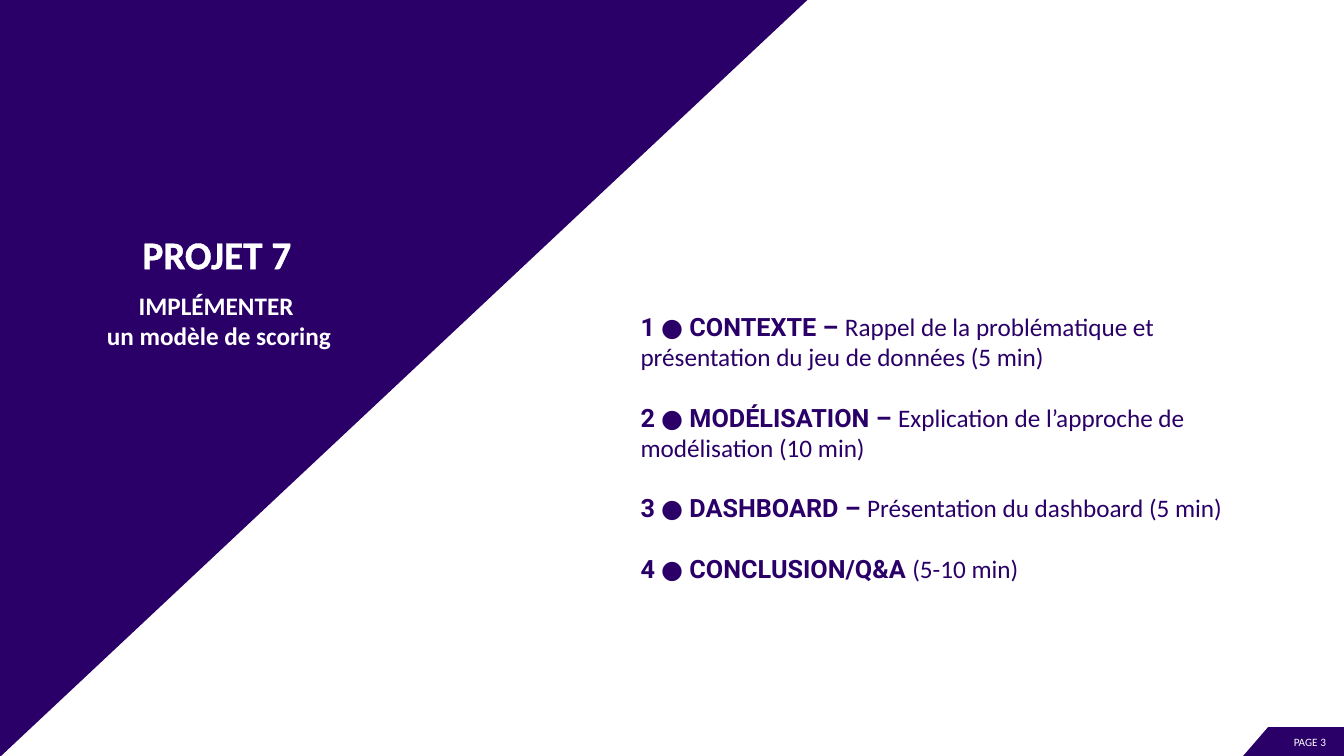
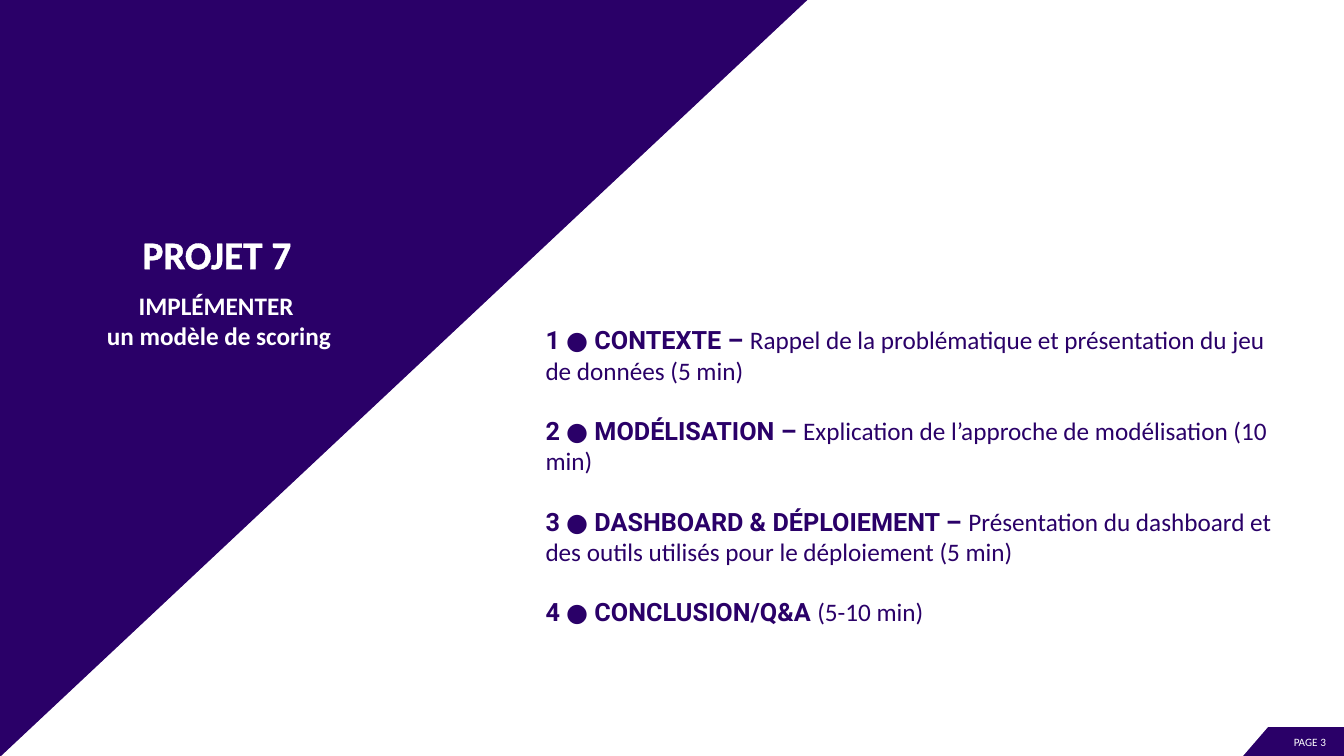
Before and after one commit to EtudiantOC2/implement_scoring_model_v2, a slide deck: slide 3 of evaluation/P7_Presentation.pptx. Drawn at 1344x756 pixels with LibreOffice and Linux fonts; fonts in the diff are those of the drawing. Boxes give left, top, right and bottom in pixels: in the first picture for what was removed or moved away, otherwise in the second. Text is boxed around its words. In the diff, an @@ line names an element or a change of style, - is before the commit and + after.

```diff
--- a/evaluation/P7_Presentation.pptx
+++ b/evaluation/P7_Presentation.pptx
@@ rectangle "1 ● CONTEXTE – Rappel ...": place and size @@
-rectangle "1 ● CONTEXTE – Rappel ..." at (631, 220, 1272, 676)
+rectangle "1 ● CONTEXTE – Rappel ..." at (535, 286, 1302, 665)
@@ text in rectangle at (546, 508, 1271, 565): text changed @@
-3 ● DASHBOARD – Présentation du dashboard (5 min)
+3 ● DASHBOARD & DÉPLOIEMENT – Présentation du dashboard et des outils utilisés pour le déploiement (5 min)
```
Also in this commit, not shown: 13 other slides changed, 1 slide removed, 2 other files.
